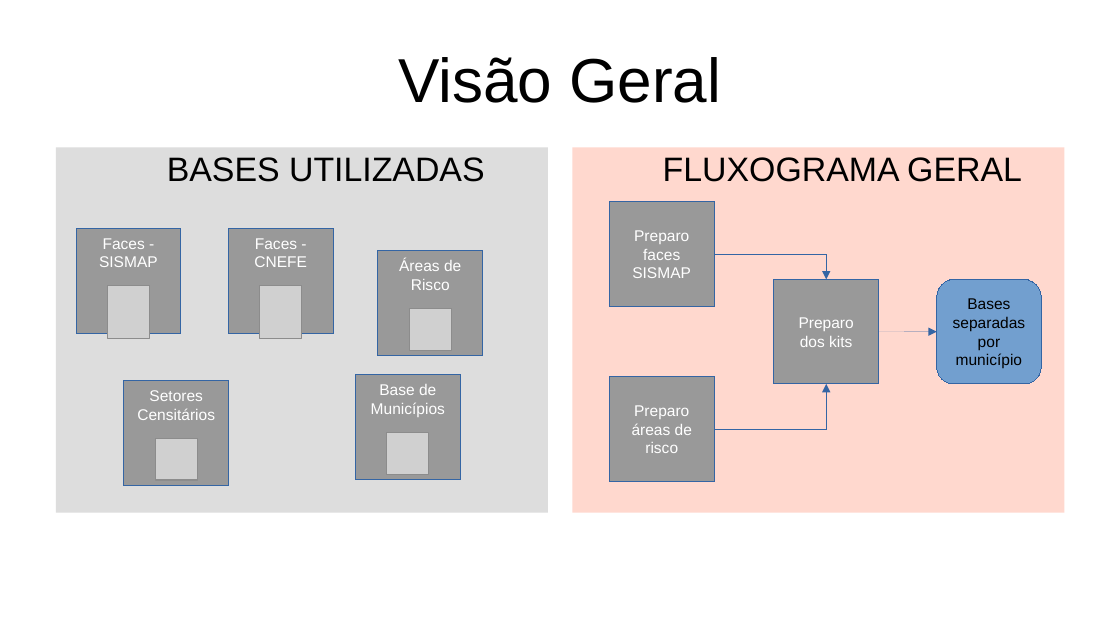
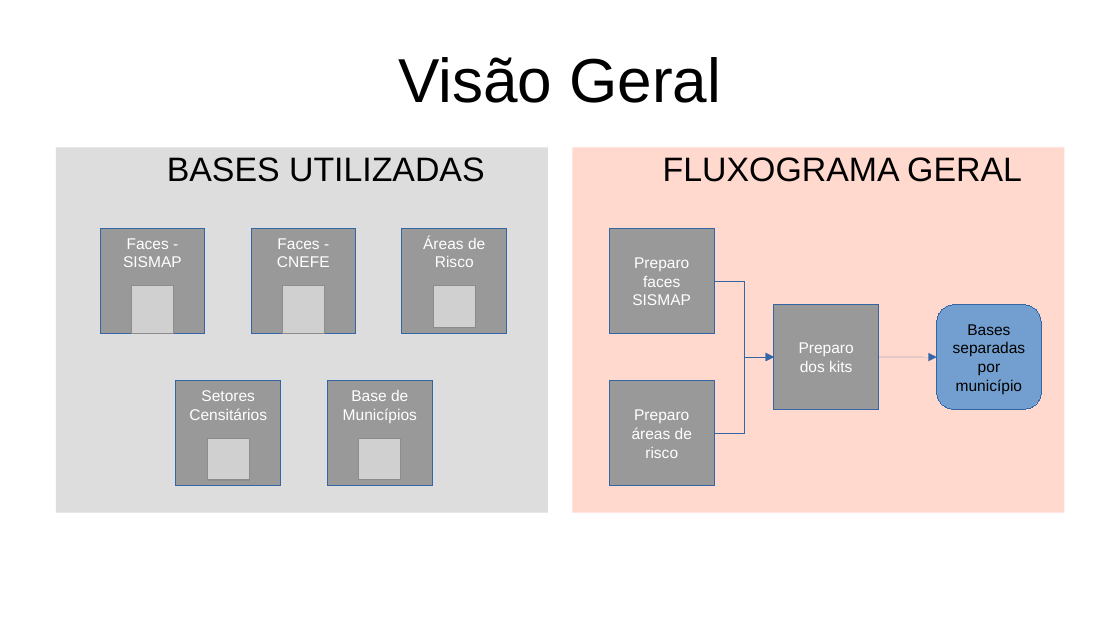
Before and after one commit to jcmartinssh/kits-BATER, a slide deck: slide 3 of apresentacao.odp. Drawn at 1120x630 pixels with LibreOffice and Linux fonts; fonts in the diff are those of the drawing; grey boxes stand for pictures. Boxes give left, top, right and bottom in pixels: in the first picture for what was removed or moved away, otherwise in the second. Text is boxed around its words. In the diff, an @@ line names an element or a change of style, - is before the commit and + after.

```diff
--- a/apresentacao.odp
+++ b/apresentacao.odp
@@ rectangle "Faces - SISMAP" moved from (x1=76, y1=229, x2=181, y2=333) to (x1=101, y1=229, x2=205, y2=333) @@
@@ rectangle "Faces - CNEFE" moved from (x1=229, y1=229, x2=333, y2=333) to (x1=251, y1=229, x2=356, y2=333) @@
@@ rectangle "Áreas de Risco" moved from (x1=378, y1=251, x2=483, y2=356) to (x1=402, y1=229, x2=507, y2=333) @@
@@ rectangle "Preparo faces SISMAP" moved from (x1=610, y1=201, x2=714, y2=306) to (x1=610, y1=229, x2=714, y2=333) @@
@@ picture resized from (x1=108, y1=286, x2=149, y2=338) to (x1=131, y1=286, x2=173, y2=332) @@
@@ picture resized from (x1=260, y1=286, x2=302, y2=338) to (x1=283, y1=286, x2=324, y2=332) @@
@@ picture moved from (x1=410, y1=308, x2=451, y2=350) to (x1=434, y1=286, x2=476, y2=327) @@
@@ elbow arrow moved from (714, 254) - (826, 279) to (714, 281) - (774, 357) @@
@@ elbow arrow moved from (714, 429) - (826, 384) to (714, 433) - (774, 357) @@
@@ 1 rectangle, 1 rounded rectangle, 1 arrow moved together from (x1=774, y1=279, x2=1042, y2=384) to (x1=774, y1=305, x2=1042, y2=410) @@
@@ rectangle "Setores Censitários" moved from (x1=124, y1=381, x2=229, y2=486) to (x1=176, y1=381, x2=281, y2=486) @@
@@ rectangle "Base de Municípios" moved from (x1=356, y1=375, x2=460, y2=480) to (x1=327, y1=381, x2=432, y2=486) @@
@@ rectangle "Preparo áreas de risco" moved from (x1=610, y1=377, x2=714, y2=482) to (x1=610, y1=381, x2=714, y2=486) @@
@@ picture moved from (x1=155, y1=438, x2=197, y2=480) to (x1=207, y1=438, x2=249, y2=480) @@
@@ picture moved from (x1=387, y1=433, x2=429, y2=475) to (x1=359, y1=438, x2=400, y2=480) @@
```
Also in this commit, not shown: 1 other slide changed, 5 slides added, 2 other files.
